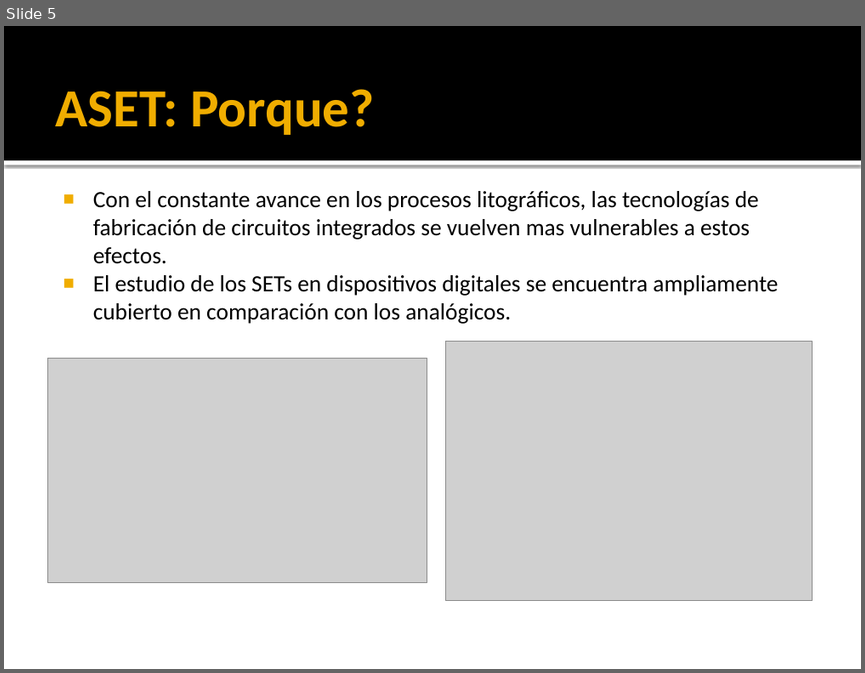
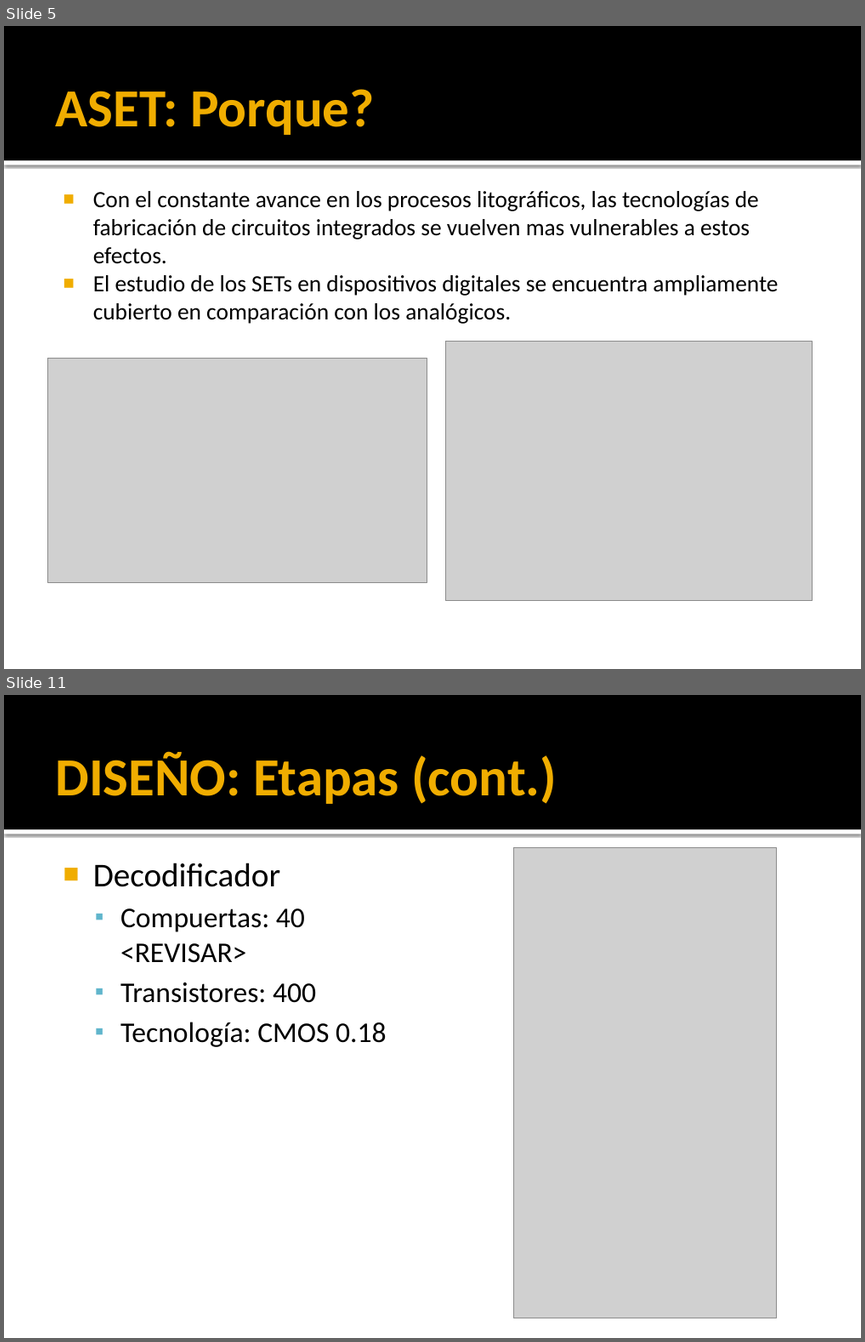
Before and after one commit to ginotkj/fiocs, a slide deck: Documentation/Documentacion/PRESENTACION.pptx. Shown one above the other, each under a label of ours: slide 5 before the commit, slides 5 and 11 after it; the slides between them are not shown. The pictures are 865x673 and 865x1342 pixels, drawn with LibreOffice and Linux fonts; fonts in the diff are those of the drawing; grey boxes stand for pictures. Boxes give left, top, right and bottom in pixels: in the first picture for what was removed or moved away, otherwise in the second. Text is boxed around its words. In the diff, an @@ line names an element or a change of style, - is before the commit and + after.

```diff
--- a/Documentation/Documentacion/PRESENTACION.pptx
+++ b/Documentation/Documentacion/PRESENTACION.pptx
@@ slide 11 added at <box>4,695,861,1338</box>, background #FFFFFF; not listed: 2 template elements that a slide beside it also shows @@
@@ title added at <box>55,751,556,804</box>, 45 pt, text #F0AD00, bold @@
+DISEÑO: Etapas (cont.)
@@ picture added at <box>514,847,777,1318</box> @@
@@ text added at <box>93,862,386,1047</box>, 24 pt, text #000000 @@
+■ Decodificador
+  ▪ Compuertas: 40 <REVISAR>
+  ▪ Transistores: 400
+  ▪ Tecnología: CMOS 0.18
```
Also in this commit, not shown: 9 other slides added.
